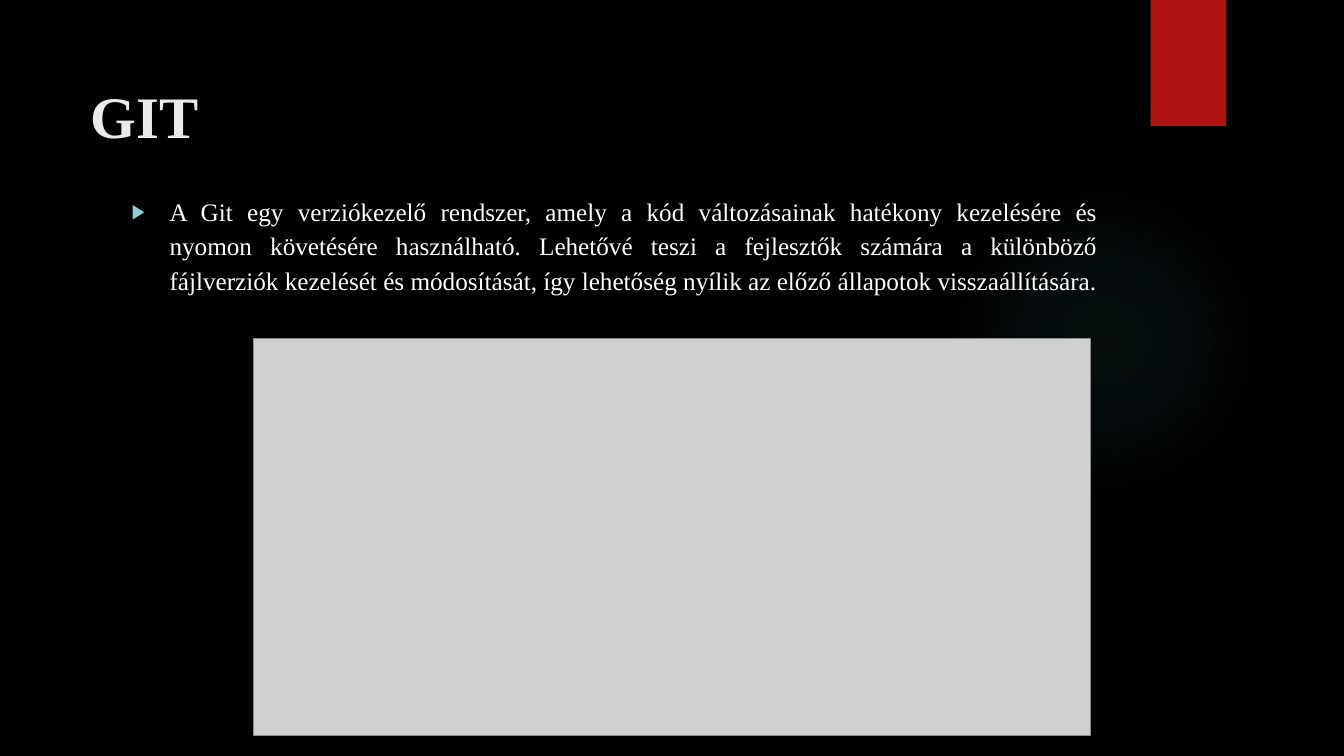
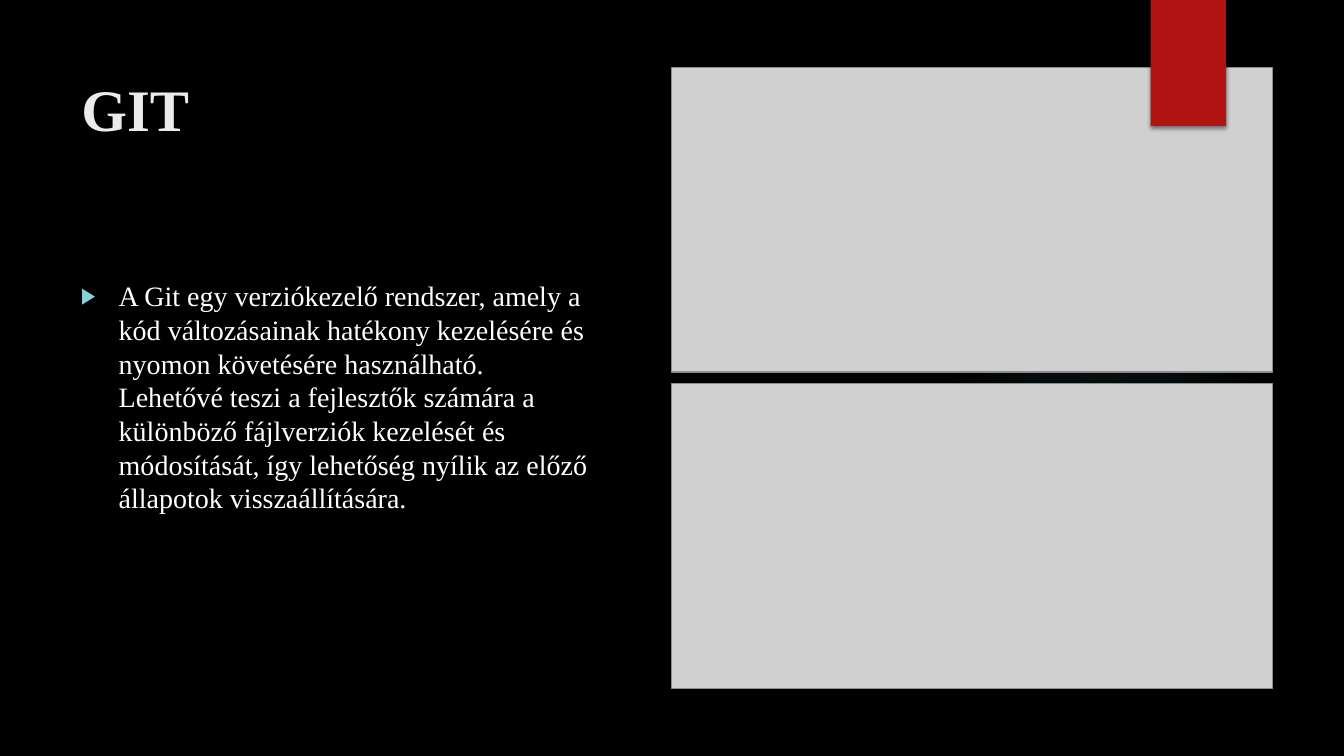
Before and after one commit to BalintBiro-hub/SysTeam, a slide deck: slide 13 of Kovta_Nyrt_HU.pptx. Drawn at 1344x756 pixels with LibreOffice and Linux fonts; fonts in the diff are those of the drawing; grey boxes stand for pictures; background and template pictures are left out. Boxes give left, top, right and bottom in pixels: in the first picture for what was removed or moved away, otherwise in the second. Text is boxed around its words. In the diff, an @@ line names an element or a change of style, - is before the commit and + after.

```diff
--- a/Kovta_Nyrt_HU.pptx
+++ b/Kovta_Nyrt_HU.pptx
@@ rectangle removed at [1150,0,1226,126] @@
@@ rectangle added at [1150,0,1226,126], fill #B01513 @@
@@ title "GIT": place and size @@
-title "GIT" at [91,99,199,139]
+title "GIT" at [81,92,189,132]
@@ picture added at [671,68,1272,373] @@
@@ text "A Git egy verziókezelő rendszer, ...": place and size @@
-text "A Git egy verziókezelő rendszer, ..." at [170,203,1097,296]
+text "A Git egy verziókezelő rendszer, ..." at [119,286,587,514]
@@ text "A Git egy verziókezelő rendszer, ..." at [119,286,587,514]: size 18 to 20 pt; alignment justified to left; line spacing 1.15 to 1 @@
@@ picture removed at [253,339,1091,736] @@
@@ picture added at [671,384,1272,690] @@
```
Also in this commit, not shown: 1 other slide changed, 1 other file.
